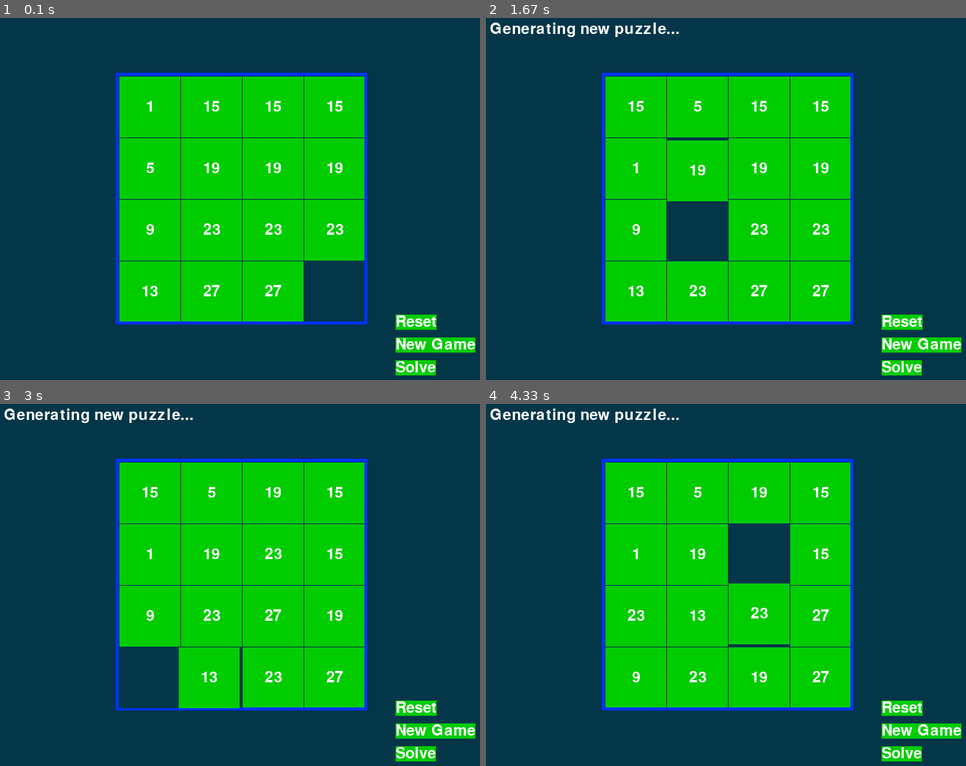
Above: before the commit, frames 1-4 (two rows, left to right).
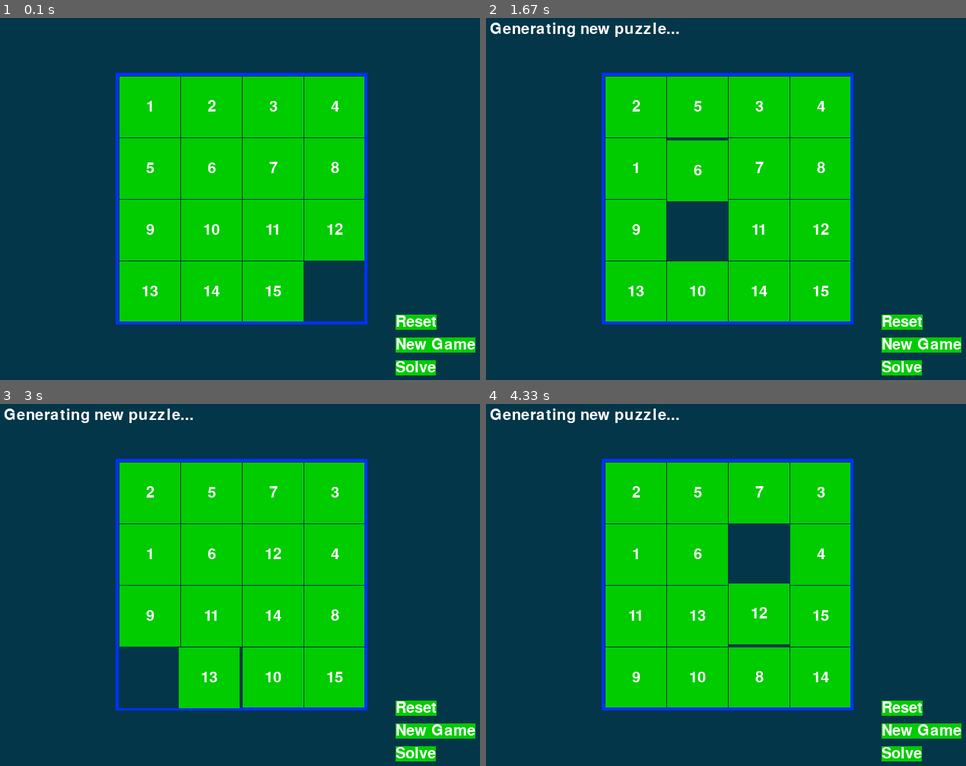
Above: after the commit, the same moments.

Repository: Tangent007/Games-in-Python
Game: pygame game, started from Slide PuZZle/slidepuzzle.py
The game is run twice, just before and just after one commit, with the same random seed, the same clock (stepped at 60 frames per second) and the same inputs.
Inputs:
- Up to frame 1 (0.1 s): no input
- Up to frame 2 (1.67 s): no input
- Up to frame 3 (3 s): no input
- Up to frame 4 (4.33 s): no input

The runs differ from the first frame. In frame 1, 0.7% of the frame differs, in the area x 42-72%, y 22-77%; in frame 2, 0.7%; in frame 3, 0.7%; in frame 4, 0.7%.

Commit message:
final commit

Diff:
--- a/Slide PuZZle/slidepuzzle.py
+++ b/Slide PuZZle/slidepuzzle.py
@@ -129,16 +129,16 @@
             column.append(counter)
             counter+= BOARDWIDTH
         board.append(column)
-        counter = BOARDWIDTH*(BOARDHEIGHT-1)+BOARDWIDTH-1
-
-    board[BOARDWIDTH-1][BOARDHEIGHT-1]= None
+        counter -= BOARDWIDTH*(BOARDHEIGHT-1)+BOARDWIDTH-1
+
+    board[BOARDWIDTH-1][BOARDHEIGHT-1]= BLANK
     return board
 
 def getBlankPosition(board):
     # return the x and y of board coordinate of the blank space
     for x in range(BOARDWIDTH):
         for y in range(BOARDHEIGHT):
-            if board[x][y]== None:
+            if board[x][y]== BLANK:
                 return (x,y)
 
 def makeMove(board,move):
